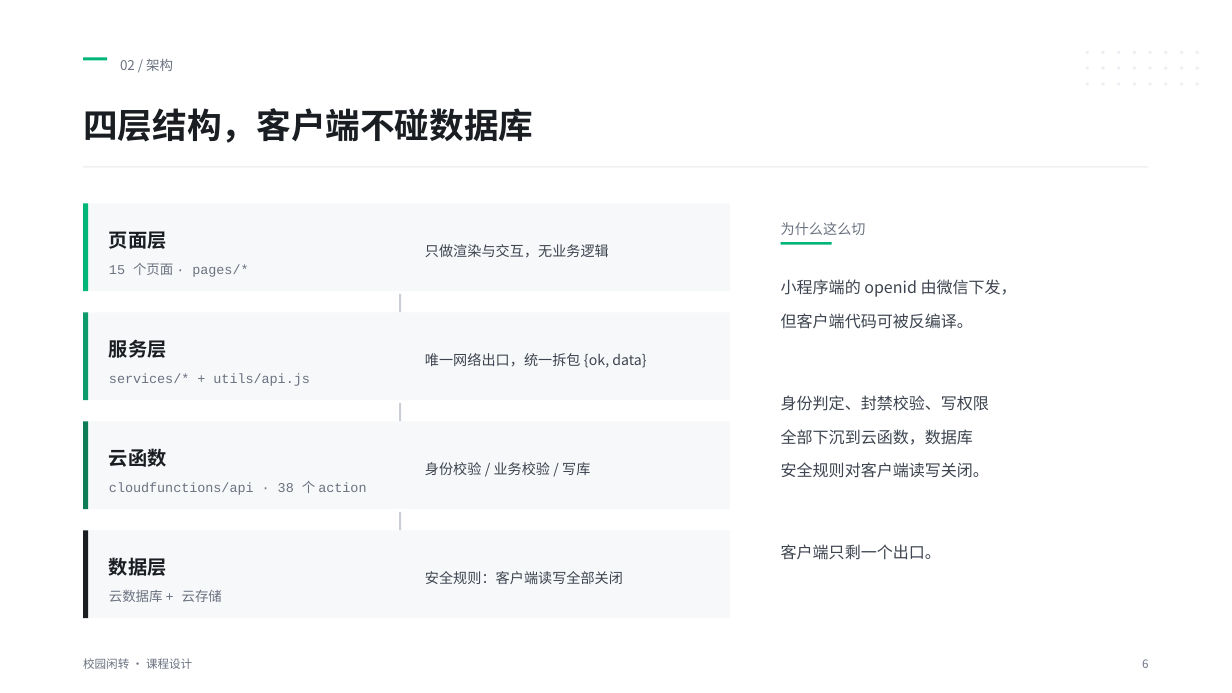
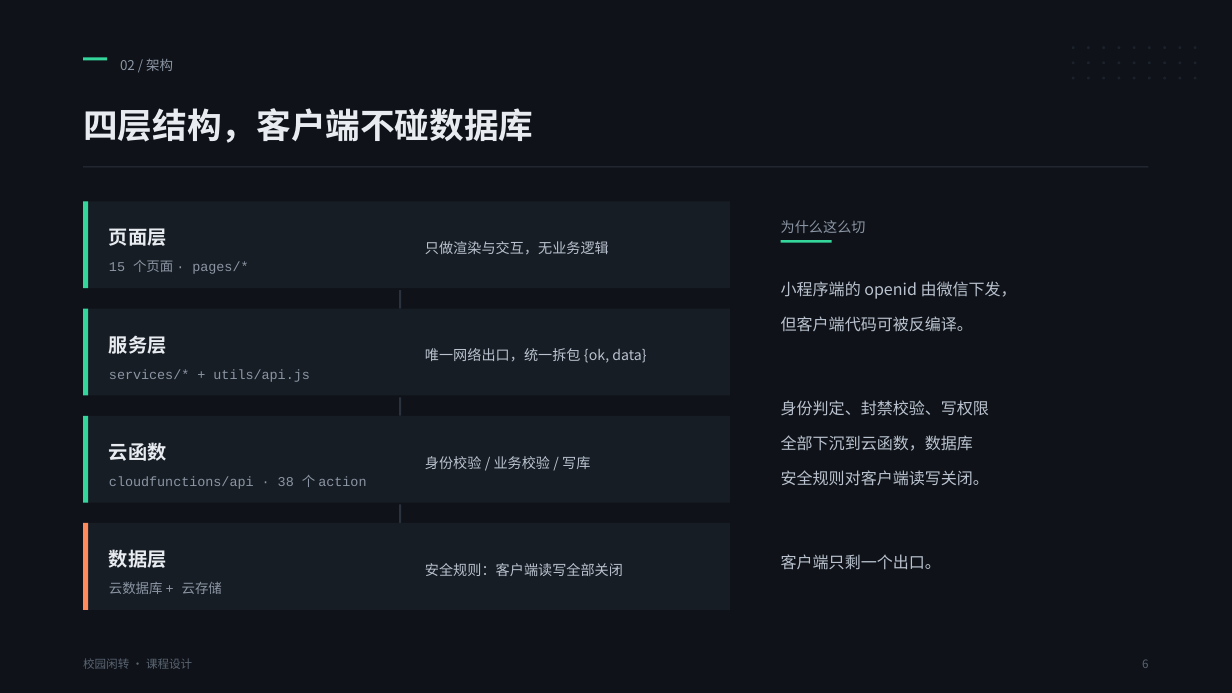
Before and after one commit to Zion-17/xiaoyuanershou, a slide deck: slide 6 of docs/ppt/答辩PPT.pptx. Drawn at 1232x693 pixels with LibreOffice and Linux fonts; fonts in the diff are those of the drawing. Boxes give left, top, right and bottom in pixels: in the first picture for what was removed or moved away, otherwise in the second. Text is boxed around its words. In the diff, an @@ line names an element or a change of style, - is before the commit and + after.

Commit message:
docs: PPT 统一深色主题，修复文字重叠

```diff
--- a/docs/ppt/答辩PPT.pptx
+++ b/docs/ppt/答辩PPT.pptx
@@ rectangle added at <box>0,0,1232,693</box>, fill #0F1319 @@
@@ ellipse added at <box>1194,46,1197,49</box>, fill #1B222C @@
@@ 24 ellipses: place and size @@
-24 ellipses at <box>1086,51,1200,86</box>
+24 ellipses at <box>1072,46,1182,79</box>
@@ fill #ECEFF3 to #1B222C in 24 elements at <box>1072,46,1075,49</box>, <box>1072,62,1075,65</box>, <box>1087,46,1090,49</box>, <box>1087,62,1090,65</box>, <box>1103,46,1105,49</box>, <box>1103,62,1105,65</box>, <box>1072,77,1075,79</box>, <box>1117,46,1120,49</box>, <box>1117,62,1120,65</box>, <box>1133,46,1136,49</box>, <box>1133,62,1136,65</box>, <box>1087,77,1090,79</box>, <box>1103,77,1105,79</box>, <box>1148,46,1151,49</box>, <box>1148,62,1151,65</box>, <box>1164,46,1166,49</box>, <box>1164,62,1166,65</box>, <box>1179,46,1182,49</box>, <box>1179,62,1182,65</box>, <box>1117,77,1120,79</box>, <box>1133,77,1136,79</box>, <box>1148,77,1151,79</box>, <box>1164,77,1166,79</box>, <box>1179,77,1182,79</box> @@
@@ ellipse added at <box>1194,62,1197,65</box>, fill #1B222C @@
@@ ellipse added at <box>1194,77,1197,79</box>, fill #1B222C @@
@@ rectangle at <box>83,166,1149,167</box>: fill #E6E8EC to #2A323D @@
@@ fill #00B578 to #35D69C in 3 elements at <box>83,57,107,61</box>, <box>781,240,832,243</box>, <box>83,201,89,288</box> @@
@@ text "小程序端的 openid 由微信下发，" at <box>781,281,1017,570</box>: text colour #3D444F to #B9C2CE; line spacing 1.75 to 1.8 @@
@@ rectangle at <box>83,309,89,396</box>: fill #0E9A6A to #35D69C @@
@@ 7 rectangles: place and size @@
-7 rectangles at <box>83,294,730,531</box>
+7 rectangles at <box>83,290,730,523</box>
@@ rectangle at <box>83,416,89,503</box>: fill #0B7C55 to #35D69C @@
@@ fill #C9CED6 to #2A323D in 3 elements at <box>399,290,401,309</box>, <box>399,397,401,416</box>, <box>399,505,401,523</box> @@
@@ 3 texts, 2 rectangles: place and size @@
-3 texts, 2 rectangles at <box>83,531,730,618</box>
+3 texts, 2 rectangles at <box>83,523,730,610</box>
@@ fill #F7F8FA to #171D25 in 4 elements at <box>83,201,730,288</box>, <box>83,309,730,396</box>, <box>83,416,730,503</box>, <box>83,523,730,610</box> @@
@@ rectangle at <box>83,523,89,610</box>: fill #1A1D21 to #FF8A5B @@
@@ text colour #1A1D21 to #E8ECF1 in 5 elements at <box>83,108,533,143</box>, <box>109,228,167,246</box>, <box>109,335,167,354</box>, <box>109,442,167,461</box>, <box>109,549,167,568</box> @@
@@ text colour #3D444F to #B9C2CE in 4 elements at <box>425,241,609,255</box>, <box>425,348,646,363</box>, <box>425,456,590,469</box>, <box>425,563,623,576</box> @@
@@ text colour #6B7280 to #8B95A3 in 6 elements at <box>120,59,173,71</box>, <box>781,220,866,233</box>, <box>109,260,248,274</box>, <box>109,369,309,382</box>, <box>109,475,366,489</box>, <box>109,582,222,594</box> @@
@@ text "校园闲转 · 课程设计" at <box>83,658,192,669</box>: text colour #6B7280 to #5A6472 @@
@@ text "6" at <box>1142,659,1148,668</box>: text colour #6B7280 to #5A6472 @@
```
Also in this commit, not shown: 15 other slides changed, 18 other files.
